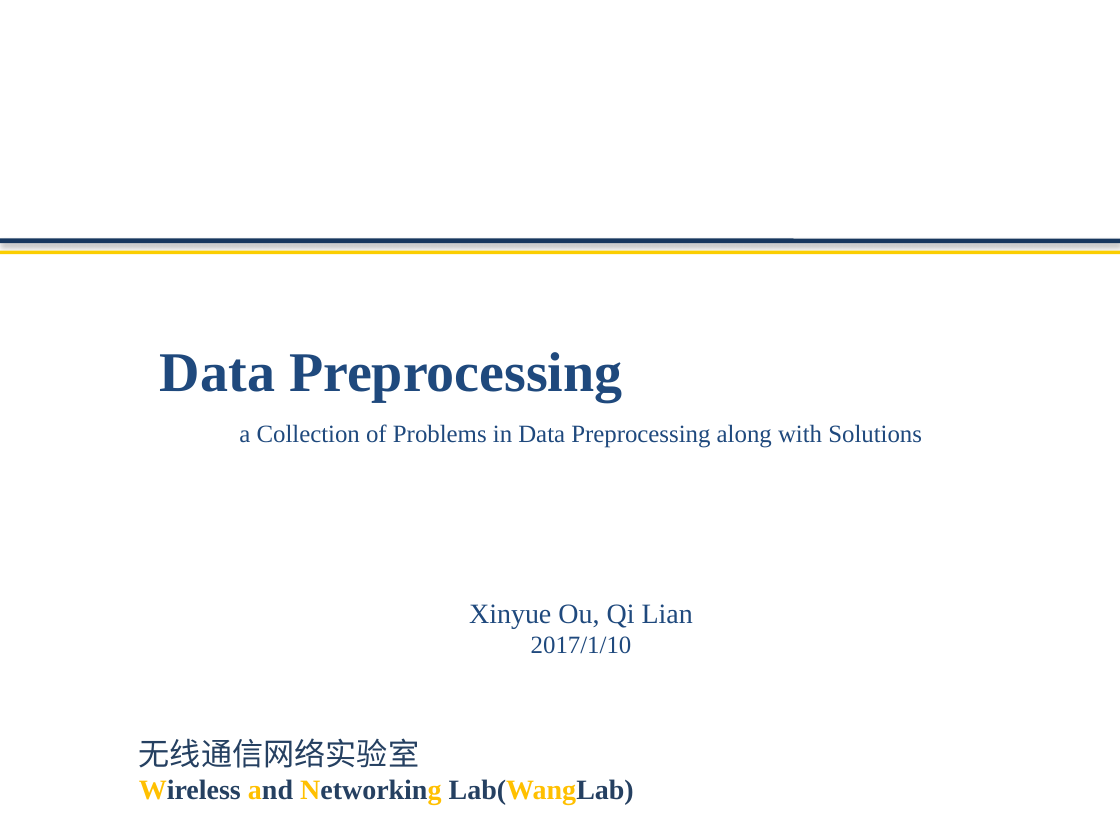
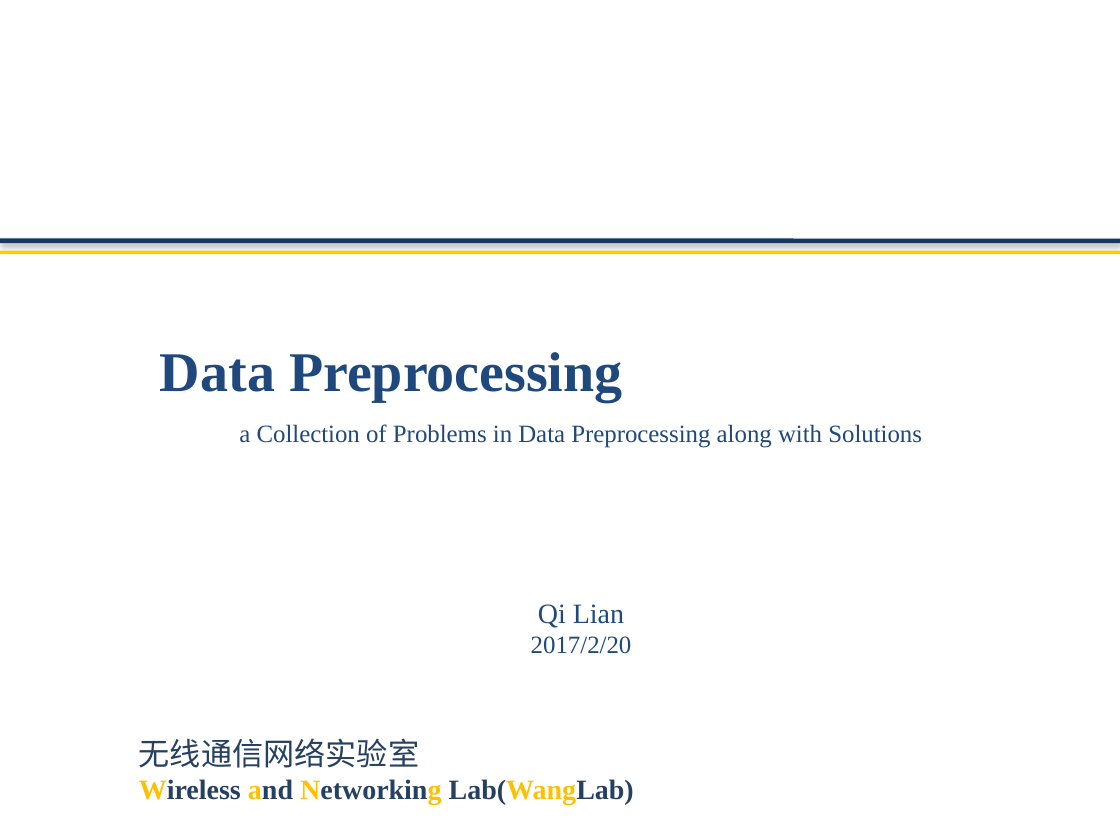
Before and after one commit to Data-Mining-UMJI/Data-Storage-Under-Revise, a slide deck: slide 1 of Preprocessing/Data Preprocessing.pptx. Drawn at 1120x840 pixels with LibreOffice and Linux fonts; fonts in the diff are those of the drawing; background and template pictures are left out. Boxes give left, top, right and bottom in pixels: in the first picture for what was removed or moved away, otherwise in the second. Text is boxed around its words. In the diff, an @@ line names an element or a change of style, - is before the commit and + after.

```diff
--- a/Preprocessing/Data Preprocessing.pptx
+++ b/Preprocessing/Data Preprocessing.pptx
@@ text at (531, 604, 632, 654): text changed; size 18 to 16 pt @@
-Xinyue Ou, Qi Lian
-2017/1/10
+Qi Lian
+2017/2/20
```
Also in this commit, not shown: 10 other slides changed, 14 slides added, 1 slide removed, 2 other files.
